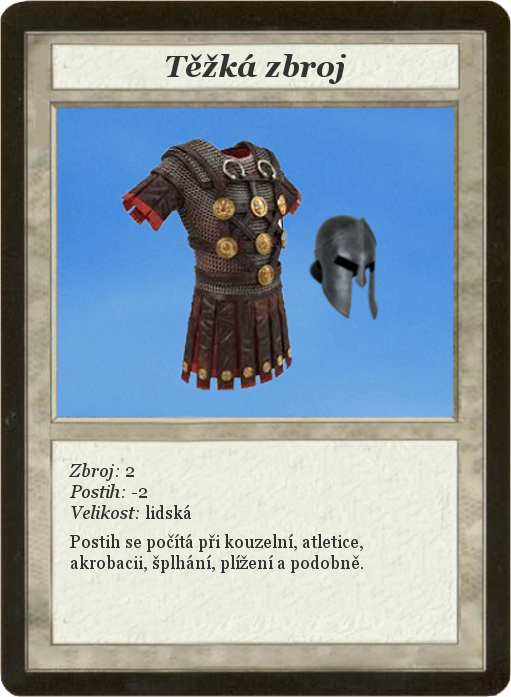
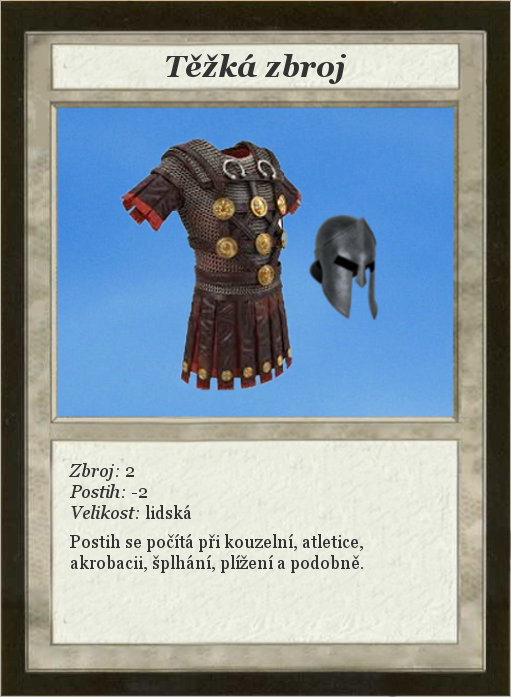
The second 511x697 image is a revision of the first. Changes to its layers:
painted on "Card" over (x1=0, y1=0, x2=511, y2=697)
